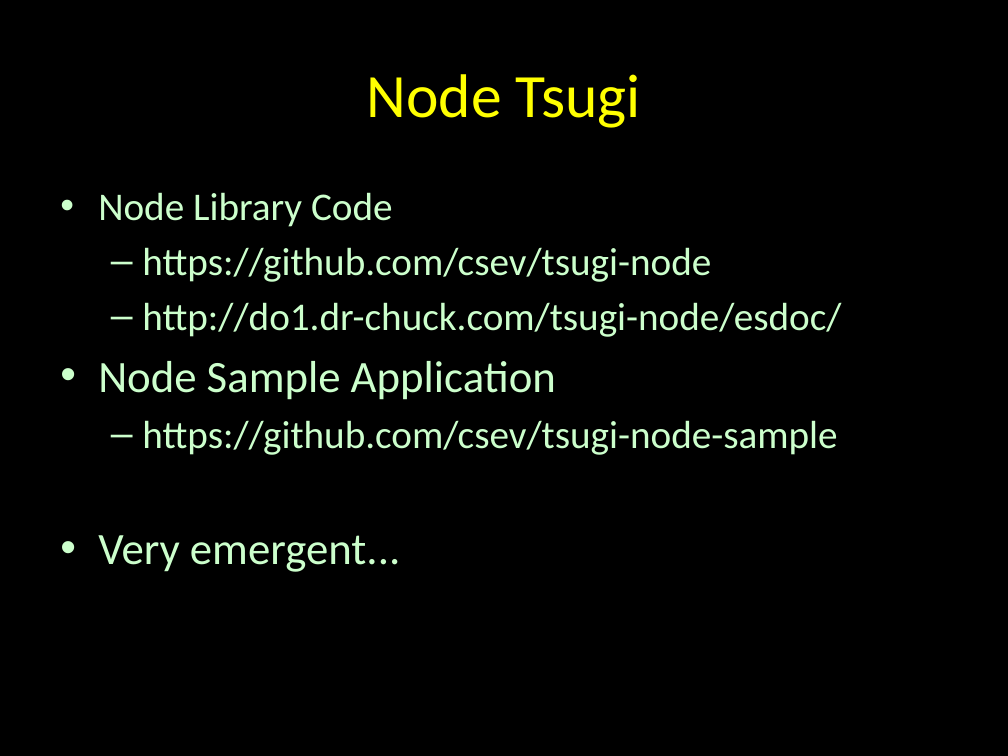
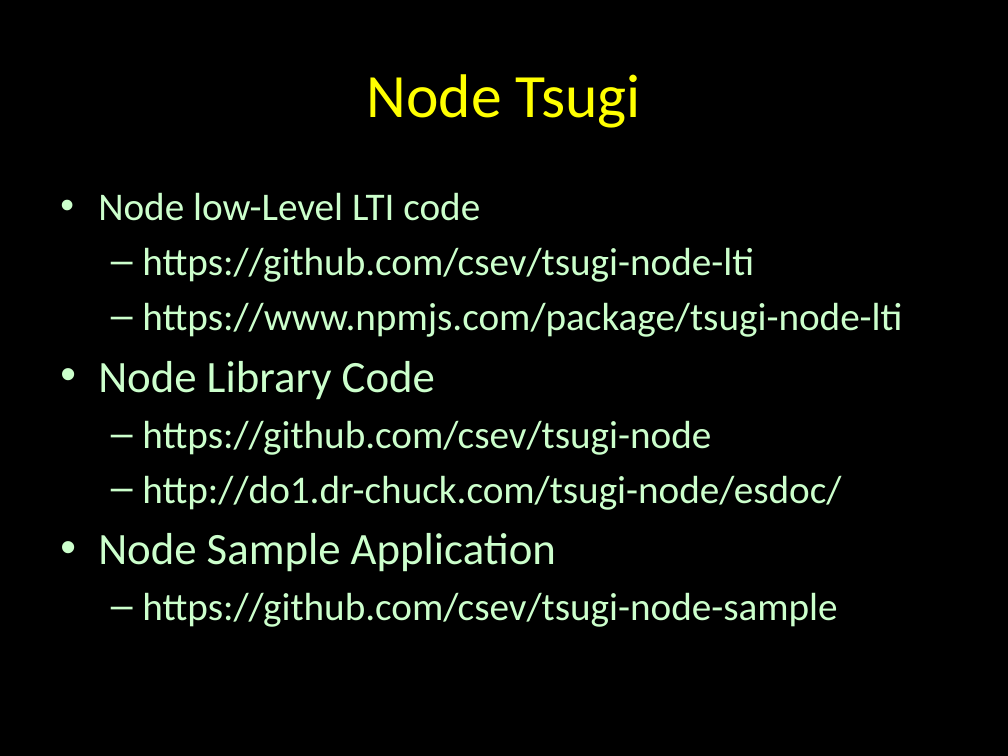
Before and after one commit to csev/tsugi-web, a slide deck: slide 17 of docs/lectures/00-Mini.pptx. Drawn at 1008x756 pixels with LibreOffice and Linux fonts; fonts in the diff are those of the drawing. Boxes give left, top, right and bottom in pixels: in the first picture for what was removed or moved away, otherwise in the second. Text is boxed around its words. In the diff, an @@ line names an element or a change of style, - is before the commit and + after.

Commit message:
Tweak

```diff
--- a/docs/lectures/00-Mini.pptx
+++ b/docs/lectures/00-Mini.pptx
@@ text at bbox=[98, 192, 902, 337]: paragraphs added @@
+• Node low-Level LTI code
+  – https://github.com/csev/tsugi-node-lti
+  – https://www.npmjs.com/package/tsugi-node-lti
@@ text at bbox=[98, 361, 435, 400]: size 28 to 32 pt in "Node Library Code" @@
@@ text at bbox=[98, 535, 400, 572]: paragraph removed @@
-• Very emergent...
```
